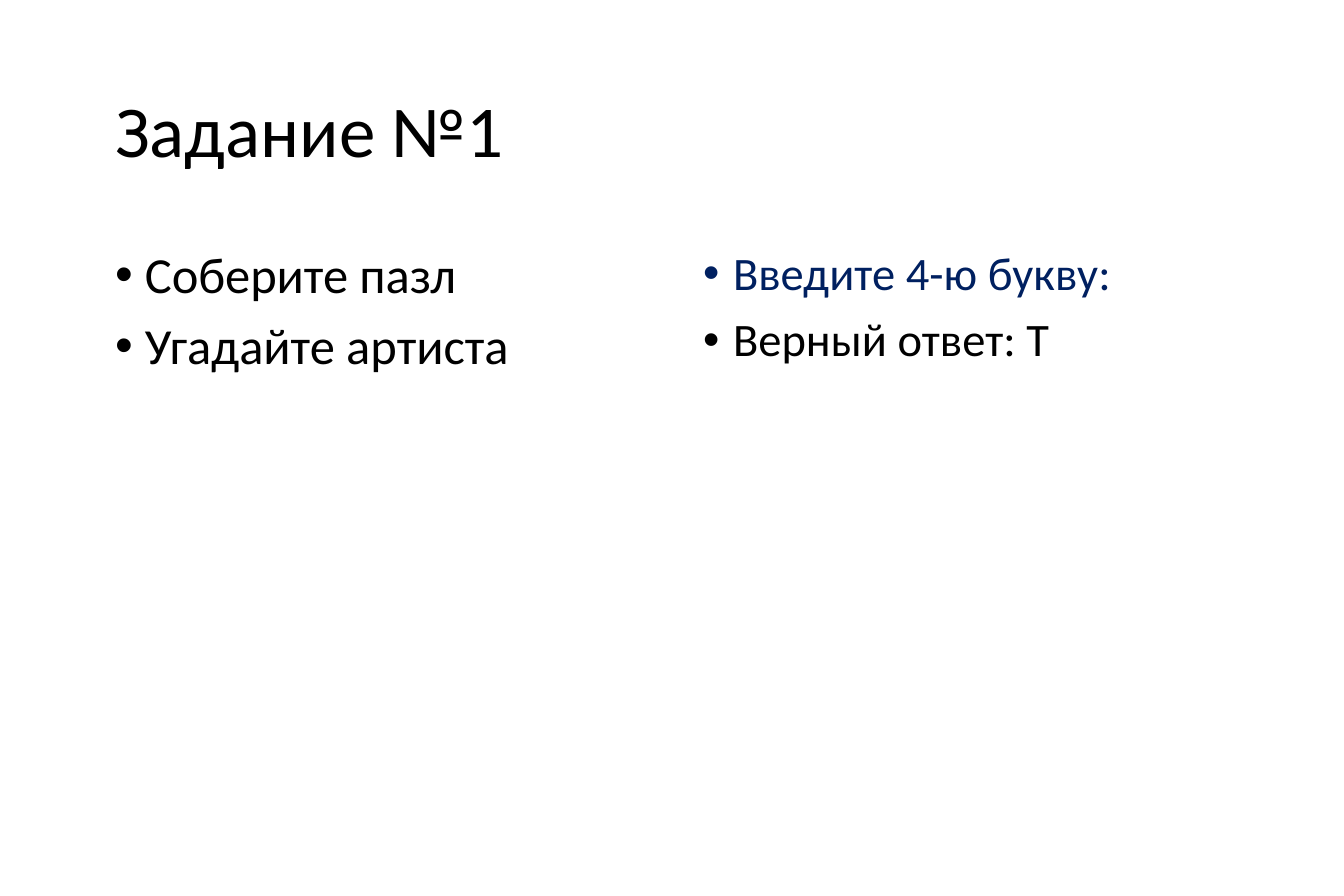
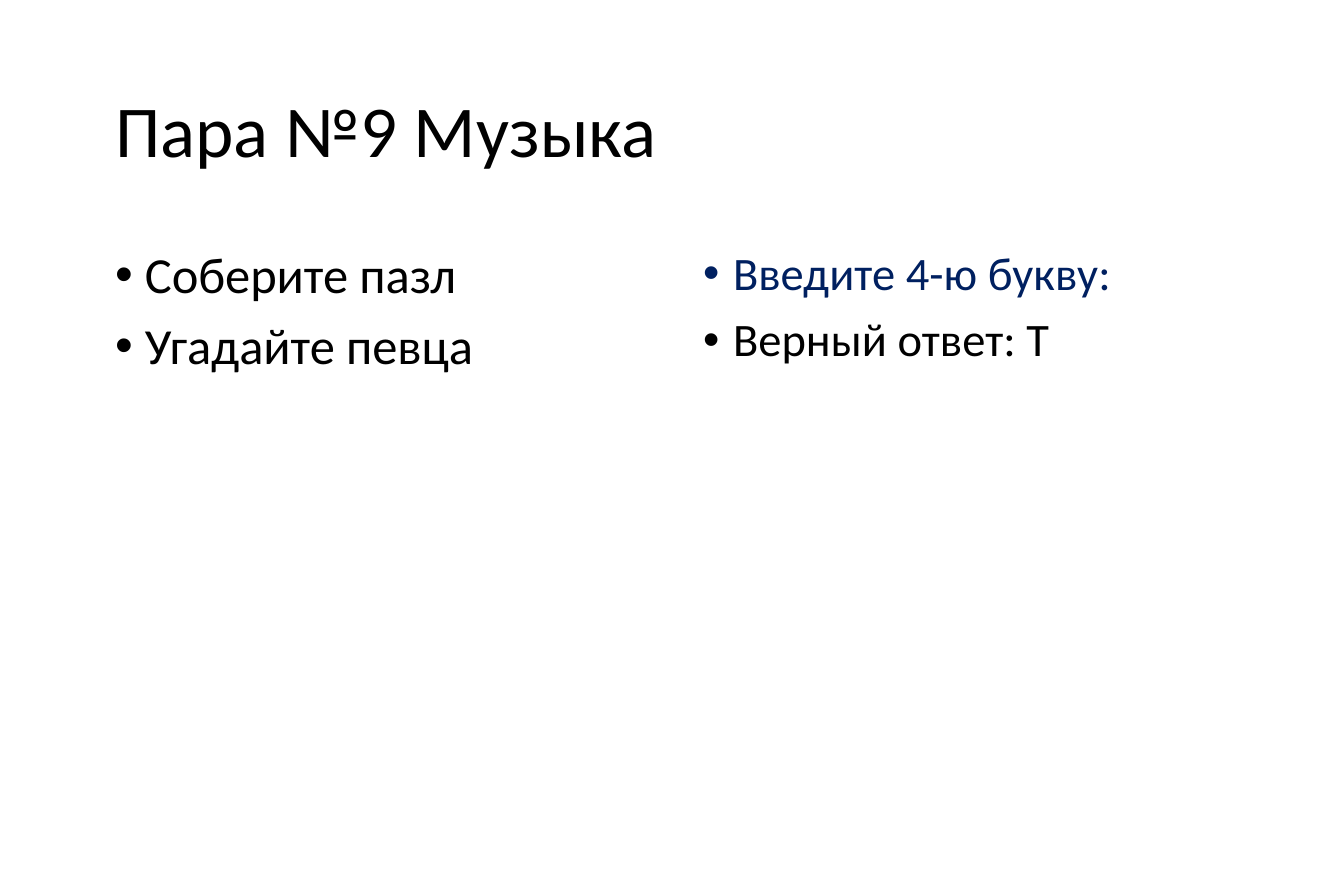
Before and after one commit to vvaassiihhaa/masha, a slide deck: slide 24 of КВЕСТ/Kvest 2706.pptx (slide 1 before the commit). Drawn at 1344x896 pixels with LibreOffice and Linux fonts; fonts in the diff are those of the drawing. Boxes give left, top, right and bottom in pixels: in the first picture for what was removed or moved away, otherwise in the second. Text is boxed around its words. In the diff, an @@ line names an element or a change of style, - is before the commit and + after.

```diff
--- a/КВЕСТ/Kvest 2706.pptx
+++ b/КВЕСТ/Kvest 2706.pptx
@@ title at bbox=[115, 109, 657, 169]: text changed @@
-Задание №1
+Пара №9 Музыка
@@ text at bbox=[145, 330, 473, 373]: text changed @@
-• Угадайте артиста
+• Угадайте певца
```
Also in this commit, not shown: 14 other slides changed, 1 slide added, 4 slides removed, 1 other file.
